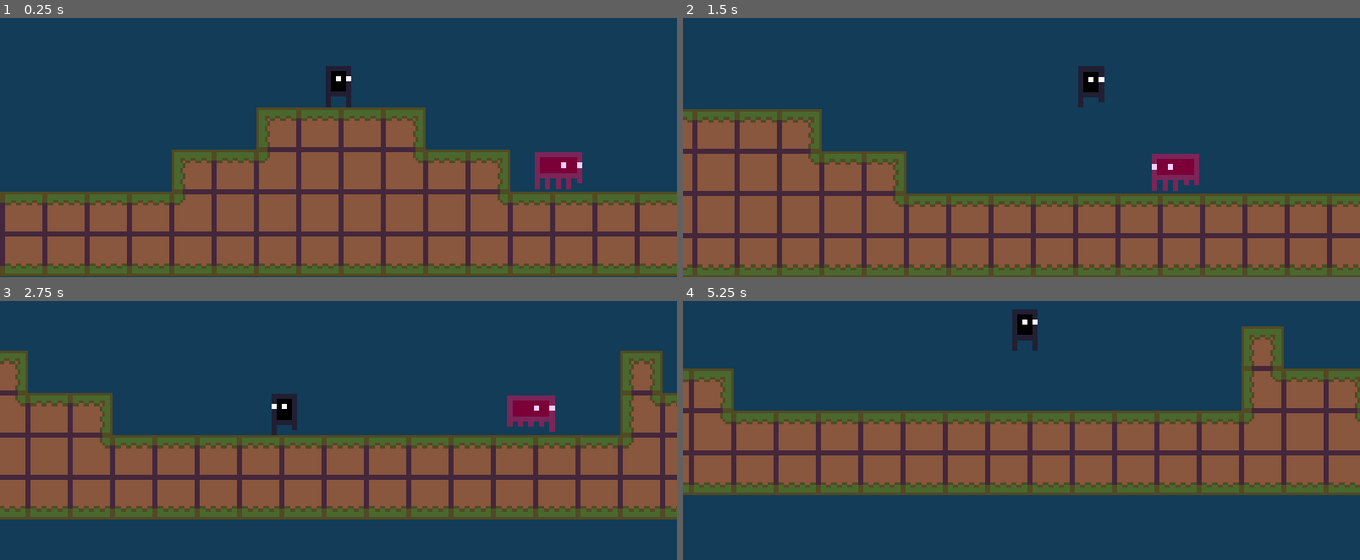
Above: before the commit, frames 1-4 (two rows, left to right).
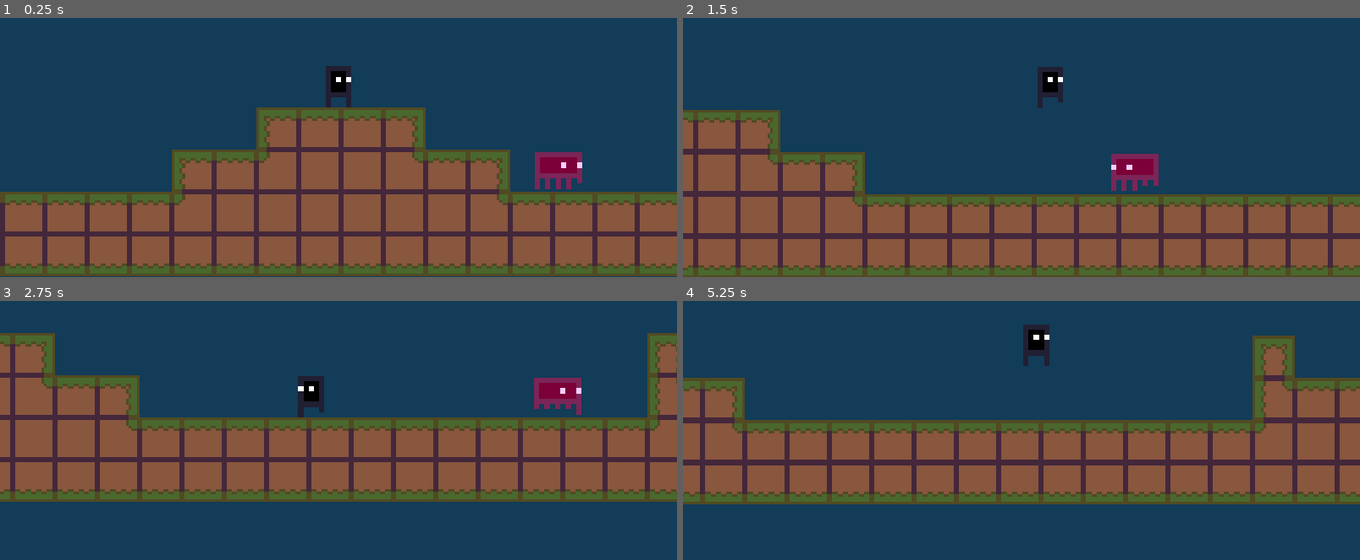
Above: after the commit, the same moments.

Repository: NicolasLFerreira/ASHS-School-Project
Game: Godot game, scene res://map/map_00.tscn
Two runs of this game, one before a commit and one after it. Both use one fixed random seed, a clock stepped at 60 frames per second and the inputs below.
Inputs (mouse positions are in pixels of both pictures, inside the frame that each line leads up to):
- Up to frame 1 (0.25 s): no input
- Up to frame 2 (1.5 s): move the mouse to (1170, 67) at 0.52 s; hold Shift (shift) 0.53-1.28 s; hold D (right) from 0.53 s (still down); tap G (godmode) at 0.6 s; tap Space (jump) at 0.77 s; move the mouse to (886, 106) at 1.27 s; tap Shift (shift) at 1.35 s
- Up to frame 3 (2.75 s): tap Space (jump) at 1.52 s; tap 1 (dash, bound only after the commit) at 1.55, 2.1 s; move the mouse to (outside the picture) at 2.02 s; release D (right) at 2.03 s; hold A (left) from 2.03 s (still down); tap G (godmode) at 2.3 s
- Up to frame 4 (5.25 s): move the mouse to (987, 446) at 2.77 s; release A (left) at 2.78 s; hold D (right) 2.78-4.28 s; click (987, 446) at 2.85 s; tap Space (jump) at 3.02, 3.77, 4.52 s; tap Shift (shift) at 3.05, 4.35 s; move the mouse to (1224, 427) at 3.52 s; tap G (godmode) at 3.6, 4.55 s; tap 1 (dash, bound only after the commit) at 3.8 s; move the mouse to (818, 313) at 4.27 s; hold A (left) 4.28-5.03 s; move the mouse to (1055, 370) at 5.02 s; hold D (right) from 5.03 s (still down); hold Shift (shift) from 5.03 s (still down); tap 2 (soapbomb) at 5.1 s

The runs differ from the first frame. In frame 1, 0.3% of the frame differs, in the area x 1-99%, y 22-97%; in frame 2, 8.6%; in frame 3, 36%, in the area x 0-100%, y 12-85%; in frame 4, 27%.

Commit message:
Dash skill
Implemented dash skills

Diff:
--- a/player/bullet/bullet.gd
+++ b/player/bullet/bullet.gd
@@ -1,6 +1,6 @@
 extends Area2D
 
-export var speed = 200;
+export var speed = 300;
 var direction = 0;
 var durability = 2;
 var isHorizontal = true;
--- a/player/player_body/player_body.gd
+++ b/player/player_body/player_body.gd
@@ -12,7 +12,7 @@
 
 #Physics
 
-var gravity = 3;
+var gravity = 1.5;
 var vector = Vector2();
 
 var amount = 3;
@@ -30,6 +30,13 @@
 
 var regen = false;
 
+#Power/Skill
+
+var power = true;
+var power_vector = Vector2();
+
+var dash = 500;
+
 #Functions
 
 ##############
@@ -52,17 +59,25 @@
 
 	_getInput();
 	_godmode();
+	_power();
 	_skill();
 	_shoot();
 
 	#Floor and movement
 
 	vector = move_and_slide(vector, Vector2(0, -1));
+	power_vector = move_and_slide(power_vector, Vector2(0, -1));
+
+	#Powervector
+
+	power_vector.x = lerp(power_vector.x, 0, 0.2);
+
 
 	#Gravity
 
 	if (!godmode and !is_on_floor()):
 		vector.y += gravity;
+		power_vector.y += gravity;
 
 	#Friction
 
@@ -75,7 +90,7 @@
 
 	var die = false;
 
-	if (vector.y > 450):
+	if (vector.y > 250):
 		die = true;
 
 	if (is_on_floor()):
@@ -122,7 +137,7 @@
 		#Slowdown
 
 	if (Input.is_action_pressed("down")):
-		move_speed = 3;
+		move_speed = 1;
 		amount = 10;
 	else:
 		if (!shift):
@@ -217,6 +232,16 @@
 		bullet_instance.direction = 1;
 		bullet_instance.isHorizontal = false;
 
+	if (Input.is_action_just_pressed("dash")):
+		power_vector.x += -dash if $sprite_/player_sprite.flip_h else dash;
+
+#######
+#Power#
+#######
+
+func _power():
+	pass
+
 #########
 #Godmode#
 #########
@@ -229,7 +254,7 @@
 
 	if (godmode):
 		if (Input.is_action_pressed("ui_up")):
-			vector.y = -90
+			vector.y = -90;
 		if (Input.is_action_pressed("ui_down")):
-			vector.y = 90
+			vector.y = 90;
 		vector.y = lerp(vector.y, 0, 0.25);
--- a/player/player_body/player_body.tscn
+++ b/player/player_body/player_body.tscn
@@ -9,9 +9,7 @@
 [ext_resource path="res://player/player_body/GUI.gd" type="Script" id=7]
 [ext_resource path="res://UI/font/main_font-48.tres" type="DynamicFont" id=8]
 
-[sub_resource type="RectangleShape2D" id=1]
-
-[sub_resource type="SpriteFrames" id=2]
+[sub_resource type="SpriteFrames" id=1]
 animations = [ {
 "frames": [ ExtResource( 3 ) ],
 "loop": true,
@@ -24,11 +22,20 @@
 "speed": 5.0
 } ]
 
+[sub_resource type="RectangleShape2D" id=2]
+
 [sub_resource type="RectangleShape2D" id=3]
 
 [node name="player_body" type="KinematicBody2D"]
 scale = Vector2( 0.98, 0.98 )
 script = ExtResource( 1 )
+
+[node name="sprite_" type="Node2D" parent="."]
+script = ExtResource( 6 )
+
+[node name="player_sprite" type="AnimatedSprite" parent="sprite_"]
+frames = SubResource( 1 )
+animation = "running"
 
 [node name="GUI" type="CanvasLayer" parent="."]
 follow_viewport_enable = true
@@ -59,28 +66,22 @@
 }
 
 [node name="player_collision" type="CollisionShape2D" parent="."]
-position = Vector2( 0.5, 0 )
-scale = Vector2( 0.25, 0.4 )
-shape = SubResource( 1 )
+position = Vector2( 0.5, -1 )
+scale = Vector2( 0.25, 0.3 )
+shape = SubResource( 2 )
 
 [node name="CollisionPolygon2D" type="CollisionPolygon2D" parent="."]
-polygon = PoolVector2Array( -2.00139, 1.99523, 3.00123, 1.99523, 0.526469, 3.96017 )
+polygon = PoolVector2Array( -2.00139, 1.99523, 3.00123, 1.99523, 0.527623, 3.89588 )
 
 [node name="player_camera" type="Camera2D" parent="."]
 current = true
 zoom = Vector2( 0.1, 0.1 )
 smoothing_enabled = true
+smoothing_speed = 10.0
 drag_margin_left = 0.3
 drag_margin_top = 0.3
 drag_margin_right = 0.3
 drag_margin_bottom = 0.3
-
-[node name="sprite_" type="Node2D" parent="."]
-script = ExtResource( 6 )
-
-[node name="player_sprite" type="AnimatedSprite" parent="sprite_"]
-frames = SubResource( 2 )
-animation = "running"
 
 [node name="stamina_regen" type="Timer" parent="."]
 wait_time = 0.5
@@ -95,6 +96,7 @@
 autostart = true
 
 [node name="death_area" type="Area2D" parent="."]
+visible = false
 
 [node name="CollisionShape2D" type="CollisionShape2D" parent="death_area"]
 position = Vector2( 0.5, 0 )
--- a/project.godot
+++ b/project.godot
@@ -88,6 +88,11 @@
 "events": [ Object(InputEventKey,"resource_local_to_scene":false,"resource_name":"","device":0,"alt":false,"shift":false,"control":false,"meta":false,"command":false,"pressed":false,"scancode":50,"unicode":0,"echo":false,"script":null)
  ]
 }
+dash={
+"deadzone": 0.5,
+"events": [ Object(InputEventKey,"resource_local_to_scene":false,"resource_name":"","device":0,"alt":false,"shift":false,"control":false,"meta":false,"command":false,"pressed":false,"scancode":49,"unicode":0,"echo":false,"script":null)
+ ]
+}
 
 [rendering]
 
Not shown, changed: .mono/metadata/ide_server_meta.txt
